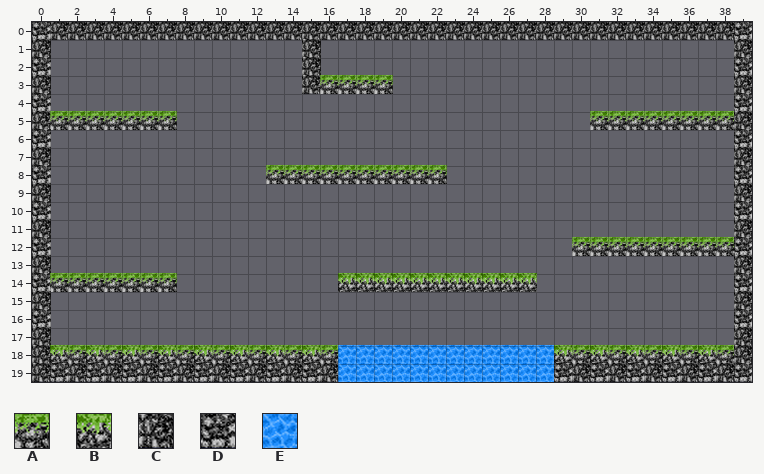
A Tiled map gets an edit: assets/newMap.tmx. Above: the version before the commit.
Cells are 32x32 px. Shown: x 0..39, y 0..19.
Key: from "asd": A 0, B 1, C 10, D 11, E 73.
_ is an empty cell.
Layer "Tile Layer 1" before, first column x 0:
 0 DCCCCCCCCCCCCCCCCCCCCCCCCCCCCCCCCCCCCCCD
 1 C______________C_______________________C
 2 D______________C_______________________D
 3 C______________CAAAA___________________C
 4 D______________________________________D
 5 CAAAAAAA_______________________AAAAAAAAC
 6 D______________________________________D
 7 C______________________________________C
 8 D____________AAAAAAAAAA________________D
 9 C______________________________________C
10 D______________________________________D
11 C______________________________________C
12 D_____________________________AAAAAAAAAD
13 C______________________________________C
14 DAAAAAAA_________BBBBBBBBBBB___________D
15 C______________________________________C
16 D______________________________________D
17 C______________________________________C
18 CBABABABABABABABAEEEEEEEEEEEEBABABABABAC
19 CDCDCDCDCDCDCDCDCEEEEEEEEEEEEDCDCDCDCDCD
After:
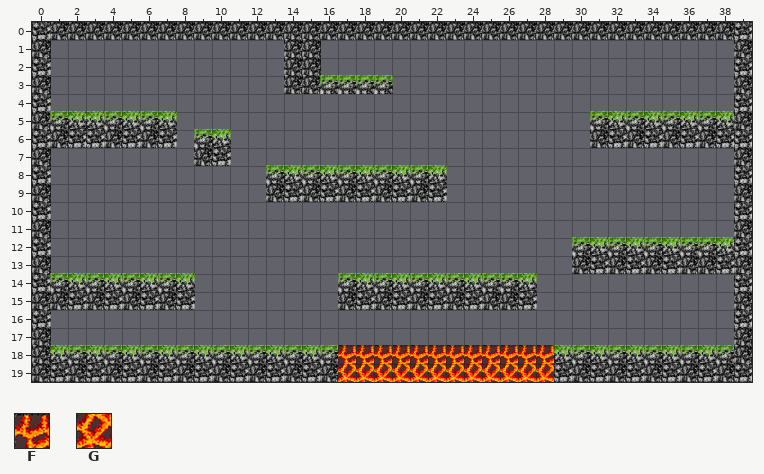
Further tiles: from "asd": F 23, G 33.
From old to new:
Layer "Tile Layer 1":
The edit turns tile B into tile A in row 14 at x 17, 19, 21, 23 and 25 to 26.
There is now tile A in row 6 at x 9.
The edit turns tile A into tile B in row 5 at x 2 to 3, 5, 7, 32, 34, 36 and 38; in row 8 at x 14, 16, 18, 20 and 22; in row 12 at x 31, 33, 35 and 38; in row 14 at x 2, 4 and 6.
There is now tile B in row 6 at x 10; in row 14 at x 8.
There is now tile C in rows 1 to 3 at x 14; in row 6 at x 1, 4, 6, 31, 33, 35 and 37; in row 7 at x 9; in row 9 at x 13, 15, 17, 19 and 21; in row 13 at x 30, 32, 34 and 36 to 37; in row 15 at x 1, 3, 5, 7, 17, 19, 21, 23 and 25 to 26.
There is now tile D in row 6 at x 2 to 3, 5, 7, 32, 34, 36 and 38; in row 7 at x 10; in row 9 at x 14, 16, 18, 20 and 22; in row 13 at x 31, 33, 35 and 38; in row 15 at x 2, 4, 6, 8, 18, 20, 22, 24 and 27.
The edit turns tile E into tile F in row 18 at x 17 to 28.
The edit turns tile E into tile G in row 19 at x 17 to 28.
